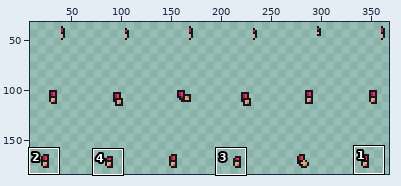
File history of a sprite sheet, docs/image/resources/Necesse/mobs/pirates/pirate1arms_right.png. The picture above shows the old version from afar; the outline marks the close-up.
Close-up. Before the commit:
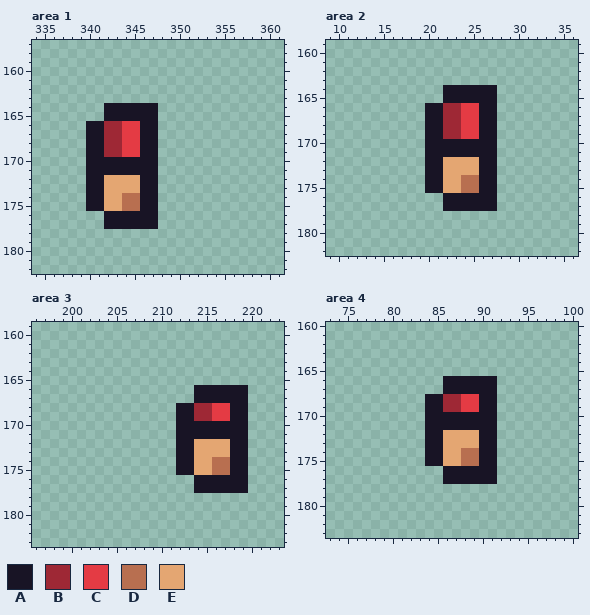
The file is 384x256 pixels. Pixels under 10% opacity are left out. Shown: area 1: x 334..361, y 157..182; area 2: x 9..36, y 159..182; area 3: x 196..223, y 159..183; area 4: x 73..100, y 160..183. The wide view leaves out empty margins. The commit also changed other parts of the picture, which this record leaves out.
Palette (. is transparent): A #181425  B #9e2835  C #e43b44  D #b86f50  E #e4a672
Now the later version:
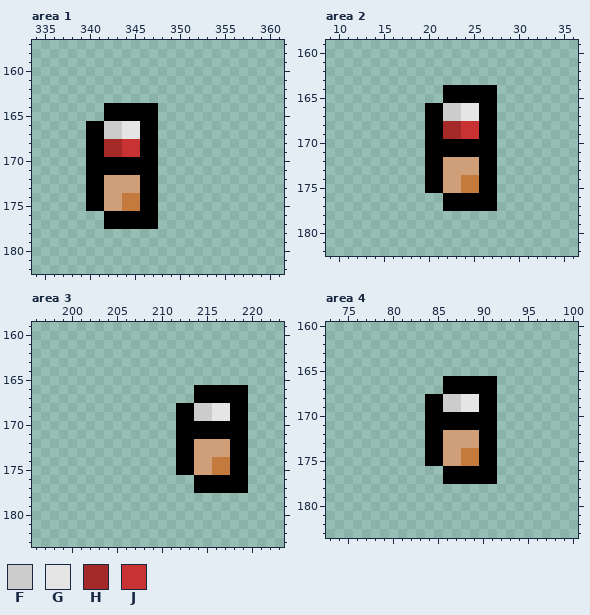
Colours new in this view: F #cccccc  G #e5e5e5  H #a52929  J #c83232
The exact change:
colour A: #181425 -> #000000
colour D: #b86f50 -> #c37a3c
colour E: #e4a672 -> #cf9f79
Area 1:
y 166..167: x 342..345 BBCC -> FFGG
y 168..169: x 342..345 BBCC -> HHJJ
Area 2:
y 166..167: x 22..25 BBCC -> FFGG
y 168..169: x 22..25 BBCC -> HHJJ
Area 3:
y 168..169: x 214..217 BBCC -> FFGG
Area 4:
y 168..169: x 86..89 BBCC -> FFGG
Pixel boxes of the changes (left, top, right, bottom) in both close-ups:
changed: (86, 103, 158, 229)
changed: (425, 85, 497, 211)
changed: (176, 385, 248, 493)
changed: (425, 376, 497, 484)
